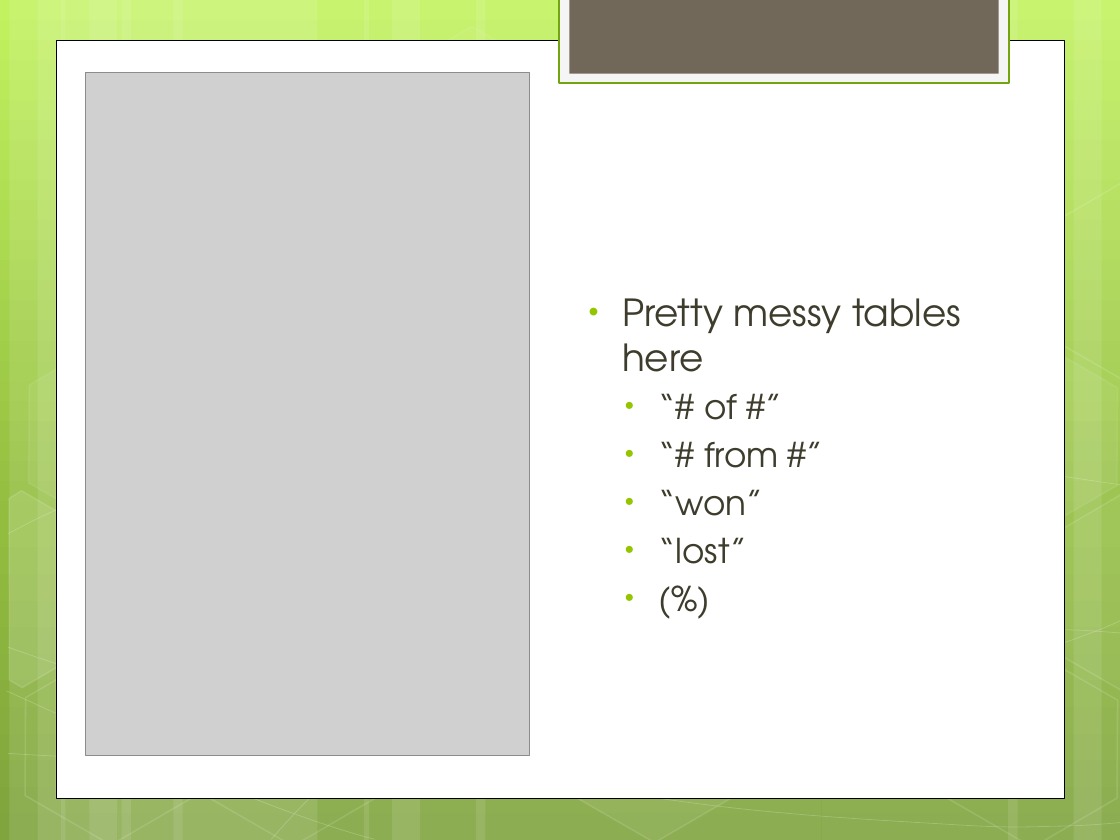
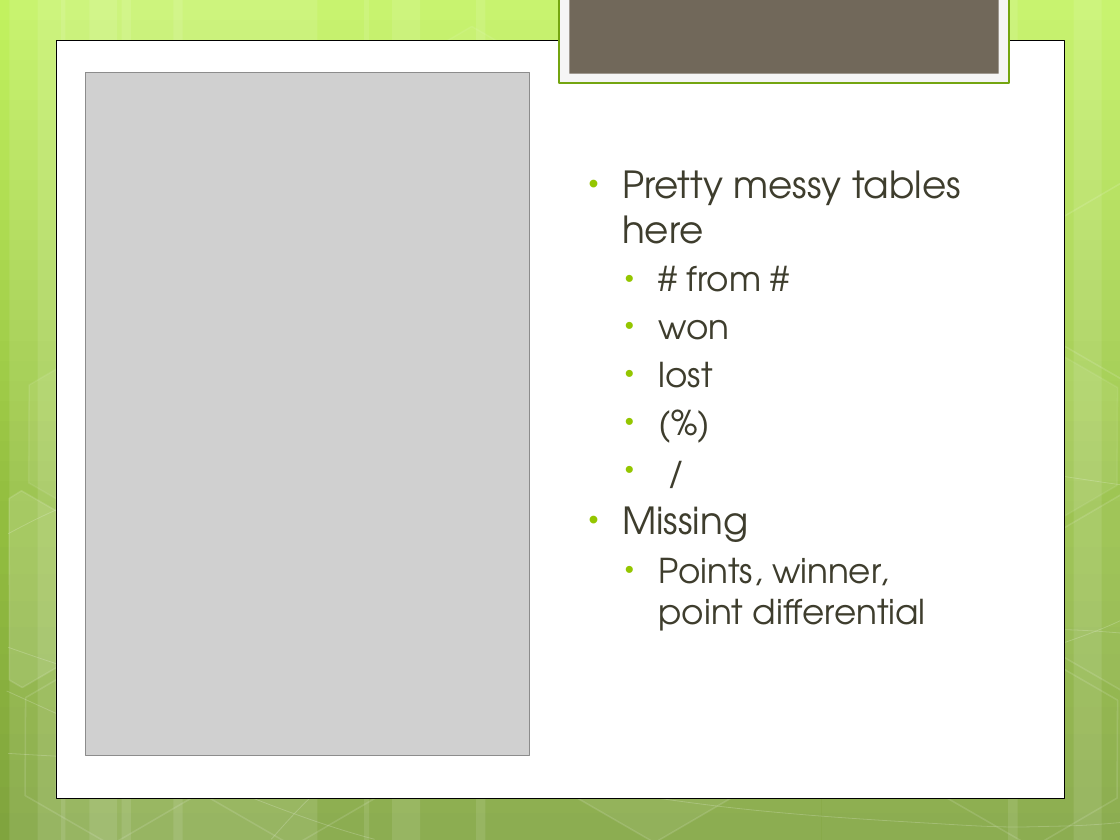
Before and after one commit to trceniviva/Rugby, a slide deck: slide 6 of DataScienceProject.pptx. Drawn at 1120x840 pixels with LibreOffice and Linux fonts; fonts in the diff are those of the drawing; grey boxes stand for pictures. Boxes give left, top, right and bottom in pixels: in the first picture for what was removed or moved away, otherwise in the second. Text is boxed around its words. In the diff, an @@ line names an element or a change of style, - is before the commit and + after.

```diff
--- a/DataScienceProject.pptx
+++ b/DataScienceProject.pptx
@@ text "Pretty messy tables here": place and size @@
-text "Pretty messy tables here" at <box>622,298,961,564</box>
+text "Pretty messy tables here" at <box>622,170,961,631</box>
@@ text at <box>659,266,761,388</box>: text changed @@
-  • “# of #”
-  • “# from #”
-  • “won”
-  • “lost”
+  • # from #
+  • won
+  • lost
@@ text at <box>622,506,926,631</box>: paragraphs added @@
+  • /
+• Missing
+  • Points, winner, point differential
```
Also in this commit, not shown: 3 other slides changed, 2 other files.
